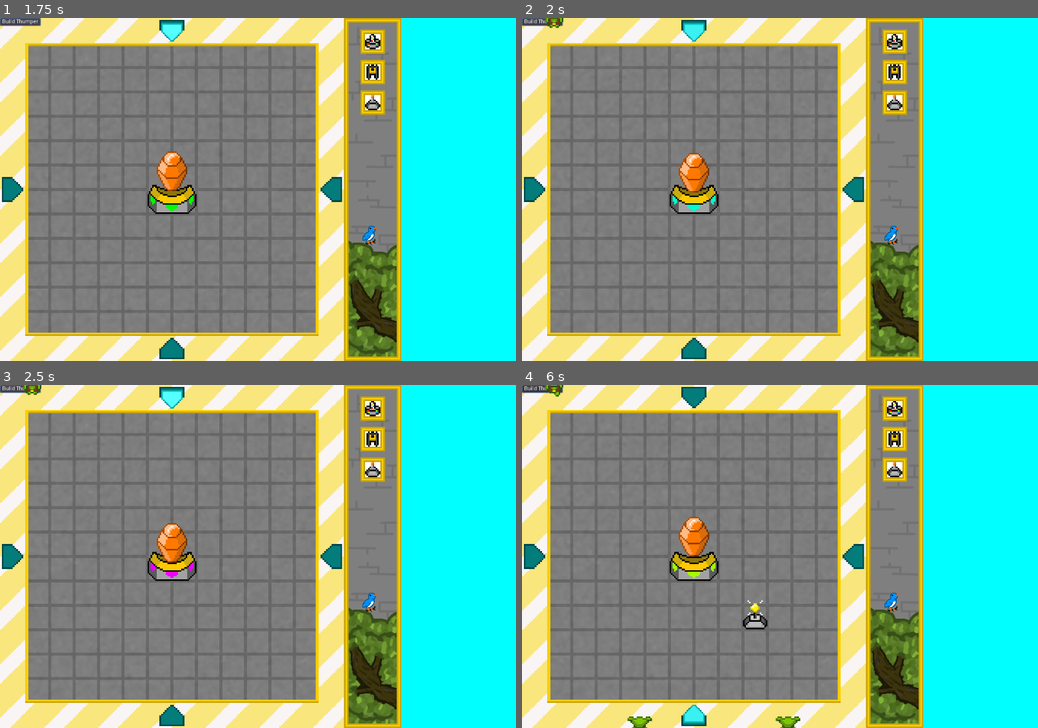
Above: before the commit, frames 1-4 (two rows, left to right).
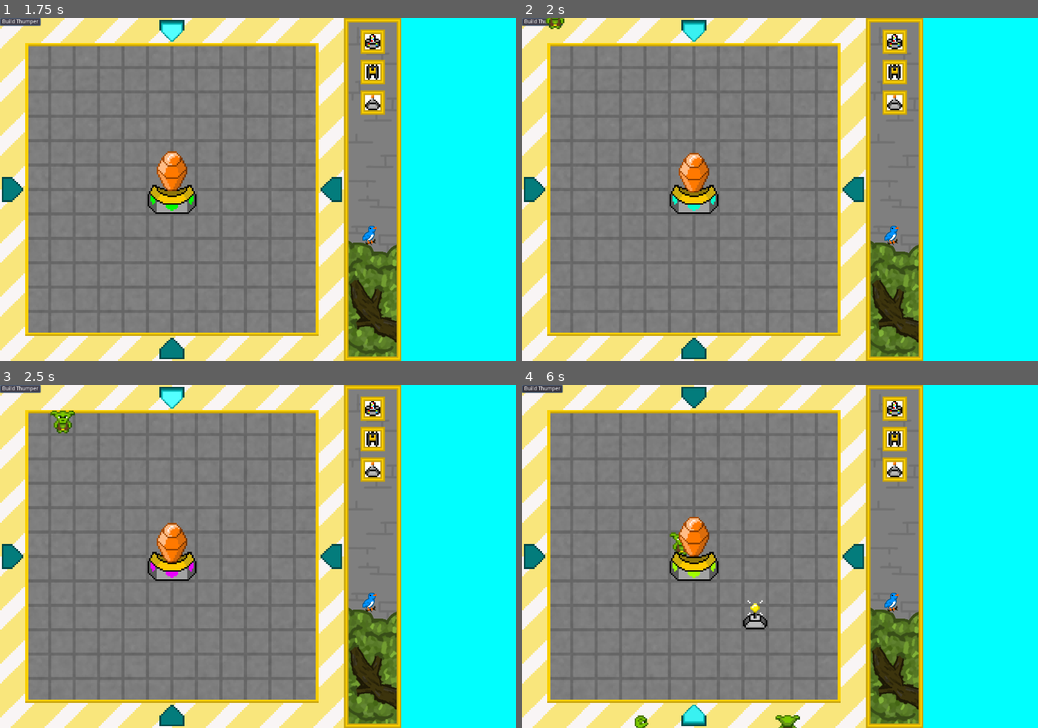
Above: after the commit, the same moments.

Repository: Evellior/GGJ22
Game: Godot game, scene res://Main.tscn
The game is run twice, just before and just after one commit, with the same random seed, the same clock (stepped at 60 frames per second) and the same inputs.
Inputs (mouse positions are in pixels of both pictures, inside the frame that each line leads up to):
- Up to frame 1 (1.75 s): click "Build Thumper" at 0.5 s; click "Build Thumper" at 1.25 s
- Up to frame 2 (2 s): no input
- Up to frame 3 (2.5 s): click "Build Thumper" at 2 s
- Up to frame 4 (6 s): move the mouse to (893, 409) at 2.77 s; click (893, 409) at 2.92 s; move the mouse to (893, 439) at 3.52 s; click (893, 439) at 3.67 s; move the mouse to (893, 470) at 4.27 s; click (893, 470) at 4.42 s; move the mouse to (754, 625) at 5.02 s; click (754, 625) at 5.17 s; move the mouse to (934, 607) at 5.77 s; click (934, 607) at 5.92 s

Frame 1 is identical in both runs. In frame 2, less than 0.1% of the frame differs, in the area x 4-9%, y 0-4%; in frame 3, 0.3%; in frame 4, 0.4%, in the area x 4-54%, y 0-100%.

Commit message:
Gomblin movement and collision (merge)

Diff:
--- /dev/null
+++ b/Goblin.gd
@@ -0,0 +1,81 @@
+extends Node2D
+
+export(int) var Speed = 10
+export(float) var CheckFrequency = 1.0
+export(int) var Health = 10
+
+var GoingTo = Vector2(0,0)
+var SinceLastCheck = 0.0
+var GoingScale = Vector2(0,0)
+
+var Bouncing = 0
+# Declare member variables here. Examples:
+# var a = 2
+# var b = "text"
+
+
+# Called when the node enters the scene tree for the first time.
+func _ready():
+	$CollisionShape2D.disabled = false
+	pass
+
+func DealDammage(Amount):
+	Health -= Amount
+
+func RecheckDirection():
+	return (SinceLastCheck > CheckFrequency)
+
+func CheckDirection(NewDirection):
+	SinceLastCheck = 0.0
+	if (GoingTo != NewDirection):
+		GoingScale = NewDirection - position
+		GoingScale = GoingScale.normalized()
+
+func IsAlive():
+	return Health > 1
+# Called every frame. 'delta' is the elapsed time since the previous frame.
+func _process(delta):
+	SinceLastCheck += delta
+	position += (GoingScale * Speed) * delta
+
+	if (Bouncing != 0):
+		var MyArea = get_node(".")
+		var Areas = MyArea.get_overlapping_areas()
+		var OtherLoc = Vector2(0,0)
+		var BounceDirection = Vector2(0,0)
+		var Me = position
+
+		for area in Areas:
+			OtherLoc = area.position
+			BounceDirection += (Me - OtherLoc).normalized()
+
+		position += (BounceDirection * (Speed * 1.2)) * delta
+
+	z_index = position.y
+
+	var Sprites = get_node("GoblinSprite")
+	var Anim = Sprites.frames.get_animation_names()
+	var Modded = GoingScale.angle()
+	var QuaterTurn = PI / 2
+	var HalfQuater = QuaterTurn / 2
+
+	Modded += PI
+
+	if (Modded < HalfQuater):
+		Sprites.animation = Anim[1]
+	elif (Modded < (HalfQuater + QuaterTurn)):
+		Sprites.animation = Anim[3]
+	elif(Modded < (HalfQuater + (QuaterTurn * 2))):
+		Sprites.animation = Anim[2]
+	elif(Modded < (HalfQuater + (QuaterTurn * 3))):
+		Sprites.animation = Anim[0]
+	else:
+		Sprites.animation = Anim[1]
+
+
+func _on_Goblin_area_entered(Other):
+	Bouncing += 1
+
+
+func _on_Goblin_area_exited(Other):
+	Bouncing -= 1
--- a/Goblin.tscn
+++ b/Goblin.tscn
@@ -1,17 +1,23 @@
-[gd_scene load_steps=3 format=2]
+[gd_scene load_steps=4 format=2]
 
 [ext_resource path="res://Goblin Animations.tres" type="SpriteFrames" id=1]
+[ext_resource path="res://Goblin.gd" type="Script" id=2]
 
 [sub_resource type="CircleShape2D" id=1]
-radius = 25.0
+radius = 15.0
 
 [node name="Area2D" type="Area2D"]
+script = ExtResource( 2 )
+Speed = 250
+
+[node name="CollisionShape2D" type="CollisionShape2D" parent="."]
+shape = SubResource( 1 )
+disabled = true
 
 [node name="GoblinSprite" type="AnimatedSprite" parent="."]
 frames = ExtResource( 1 )
 animation = "Left"
-frame = 2
 playing = true
 
-[node name="CollisionShape2D" type="CollisionShape2D" parent="."]
-shape = SubResource( 1 )
+[connection signal="area_entered" from="." to="." method="_on_Goblin_area_entered"]
+[connection signal="area_exited" from="." to="." method="_on_Goblin_area_exited"]
--- a/Main.gd
+++ b/Main.gd
@@ -10,9 +10,11 @@
 
 export(PackedScene) var Core_scene
 
+var wait = 0
 var Direction = 0
 var buildings = PoolVector2Array()
 var nextBuild = ""
+var Goblins = Array()
 var tempdelta = 0.0
 # Declare member variables here. Examples:
 # var a = 2
@@ -44,6 +46,24 @@
 		if (tempdelta > 2.0):
 			GameStats.GoblinKilled()
 			tempdelta = 0
+
+	var GoblinsToRemove = Array()
+
+	for i in Goblins.size():
+		print(i)
+		#if (Gobo.RecheckDirection()):
+		if (Goblins[i].IsAlive()):
+			Goblins[i].CheckDirection(closestBuilding(Goblins[i].position))
+		else:
+			GoblinsToRemove.push_back(i)
+
+	var RemoveIndex = 0
+
+	for i in GoblinsToRemove.size():
+		RemoveIndex = GoblinsToRemove[i]
+
+		Goblins[RemoveIndex].queue_free()
+		Goblins.pop_at(RemoveIndex)
 
 func _input(event):
 	# print(event.as_text())
@@ -92,6 +112,10 @@
 
 		Gobo.position = SpawnPoint.position
 
+		Gobo.CheckDirection(closestBuilding(Gobo.position))
+
+		Goblins.push_back(Gobo)
+
 
 func _on_SwapDirection_timeout():
 	var DownArrow = get_node("DownArrow")
